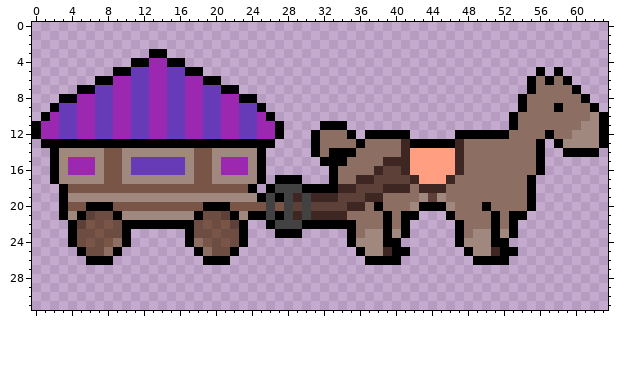
Pixel-art sprite, stored at assets/trailer_walk_right_3.png. Above, as it was before the edit.
The file is 192x96 pixels, drawn in blocks of 3x3; one block is one cell here.
After:
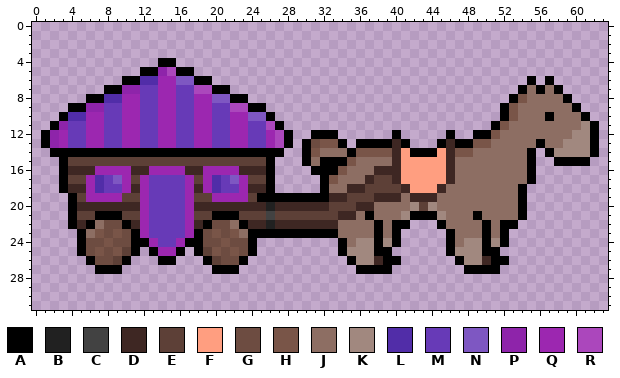
Palette (. is transparent): A #000000  B #212121  C #424242  D #3e2723  E #5d4037  F #ff9e80  G #6d4c41  H #795548  J #8d6e63  K #a1887f  L #512da8  M #673ab7  N #7e57c2  P #8e24aa  Q #9c27b0  R #ab47bc
Edits made:
Changed rows in their new state; - is an unchanged pixel.
first column x 0:
 3 -------------..-------------------------------------------------
 4 -----------...A-.-----------------------------------------------
 5 ---------...AAPRA-.-------------------------------------.-.-----
 6 -------...AALL-QNNA-.-----------------------------------.-..----
 7 -----...AAPP-M-Q-MRRA-.-------------------------------AJA-A..---
 8 ---...AALL-Q-M-Q-M-QNNA-.----------------------------AH----A..--
 9 --..AAPP-M-Q-M-Q-M-Q-MRRA---------------------------AHJ---J-A..-
10 -..ALL-Q-M-Q-M-Q-M-Q-M-QNN--------------------------AH---A---A..
11 ..AP-M-Q-M-Q-M-Q-M-Q-M-Q-MR-----...----------------AHJ--------A.
12 .APQ-M-Q-M-Q-M-Q-M-Q-M-Q-M-RA---AA..-...-.----A..--HJ----J----A.
13 --PQMMQQMMQQMMQQMMQQMMQQMMQRA-AGHHA.-AAADA...-DAAHH------JJ---A.
14 ---AAAAAAAAAAAAAAAAAAAAAA-AA--AH-JJ-HHHHDFAAA-DHH------A.AKKKK--
15 --.AEEEEEEEEEEEEEEEEEEEEEEA---AJ---H---J-F----DJ-------A.-AAAA--
16 --.ADDDQQQQDDQQQQDDQQ--DDDA----AA-H----DDF----DJ-------A.-------
17 --.AEEQLMNQEQMMMMQEQLMNQEEA...--AH--J---DFF---------------------
18 ----DDQLMMQDQMMMMQDQLMMQDD-.....-JJ-D--EE-FFF---------A.--------
19 ---.AEQQQQEEQMMMMQEEQQQQE-A-AAAAA-D--E-DD-DDDJ--------A.--------
20 ---.ADDDDDDDQMMMMQDDDDDDDDBDDDDDD--E-DJ----EKJJ---J---A.--------
21 ---.AE-AA-EEQMMMMQEEAA-EEE-EEEEEEE-D-A-J-K-AAKJ--A-J-J----------
22 -----DAJG--DQMMMMQDA-GJ-DDBDDDDDDDJJ--AJA----AJJ--AJA-----------
23 ----.AJ--HGAQMMMMQA---HJAAA---AAAAJJ-JAJA.----AJ-JAJA.----------
24 ----.AG--GGAAQMMQ-AG---GA---------AJ--AK------AJ--AK------------
25 -------HGHEA-AQQA--EH-HGA---------AKK-AA..----AKK-AA..----------
26 -------GGEA---AA----EGGA-----------AKKD--------AKKD-------------
27 -------AAA----------AAA-------------AAAA--------AAAA------------
Boxes around the changes in both pictures, in picture pixels (x1, y1, x2, y2):
changed: (32, 49, 608, 274)
